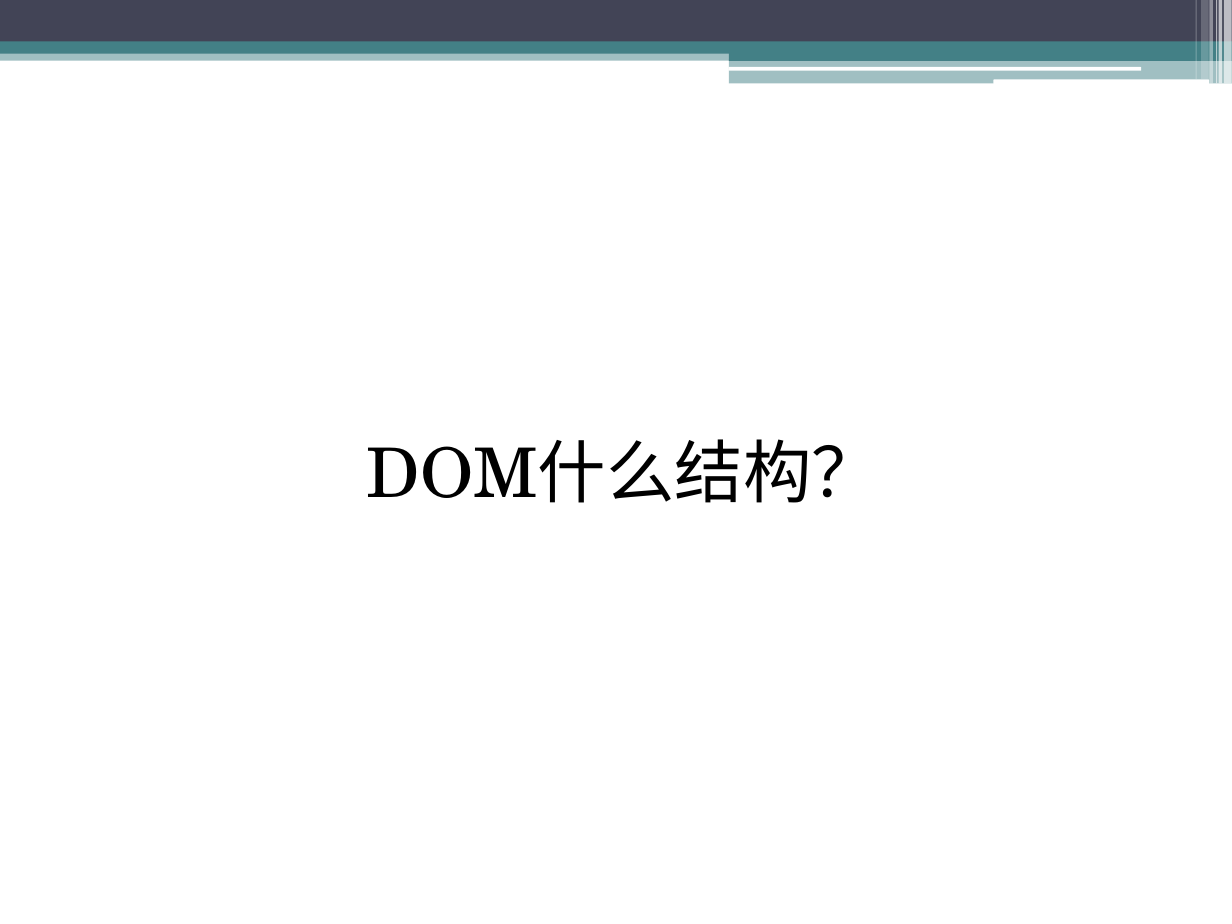
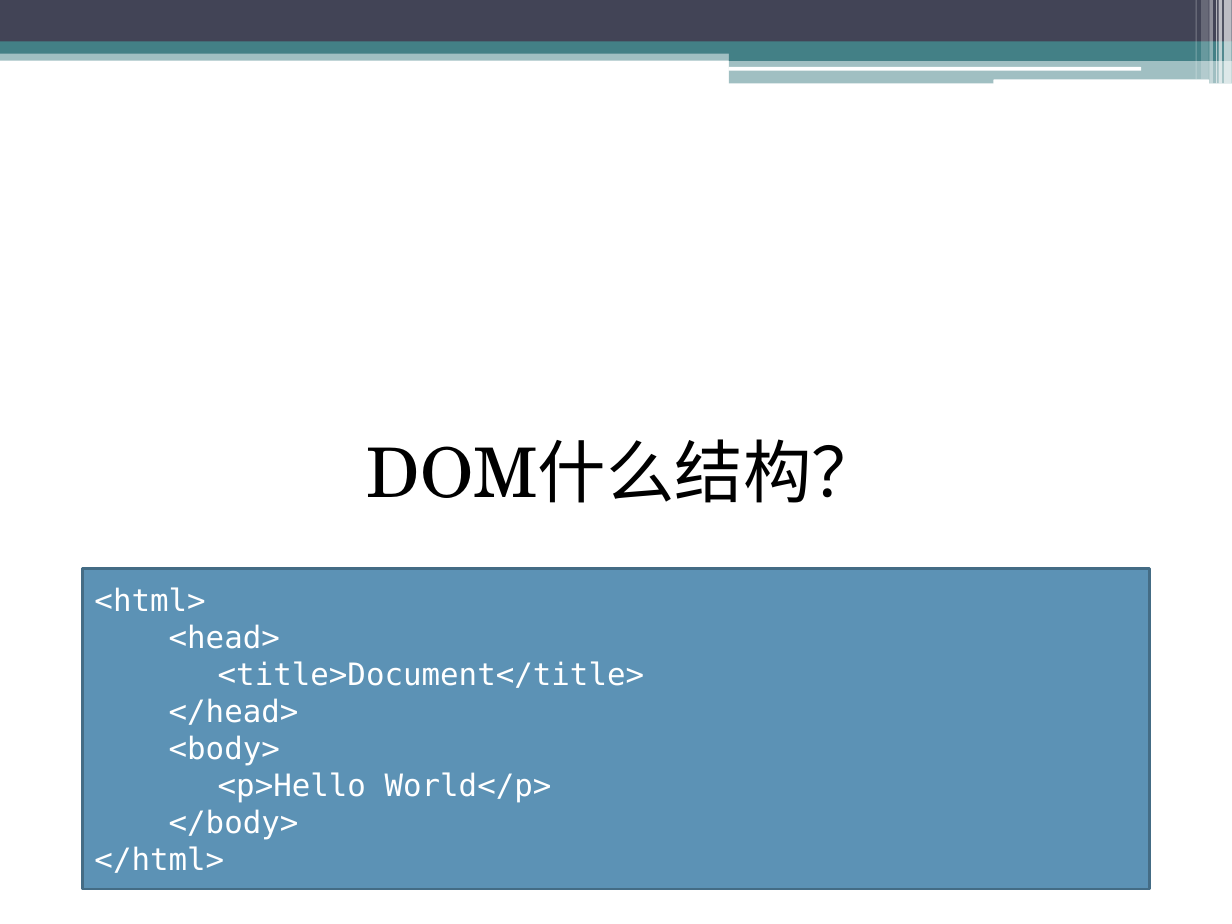
Before and after one commit to sophiazzw/Front_Library, a slide deck: slide 5 of manipulation.pptx. Drawn at 1232x924 pixels with LibreOffice and Linux fonts; fonts in the diff are those of the drawing. Boxes give left, top, right and bottom in pixels: in the first picture for what was removed or moved away, otherwise in the second. Text is boxed around its words. In the diff, an @@ line names an element or a change of style, - is before the commit and + after.

```diff
--- a/manipulation.pptx
+++ b/manipulation.pptx
@@ rectangle added at (83, 569, 1149, 890), fill #5C92B5, outline #446C86 1.5 pt, 18 pt, text #FFFFFF @@
+<html>
+<head>
+<title>Document</title>
+</head>
+<body>
+<p>Hello World</p>
+</body>
+</html>
```
Also in this commit, not shown: 5 other slides changed, 6 other files.
